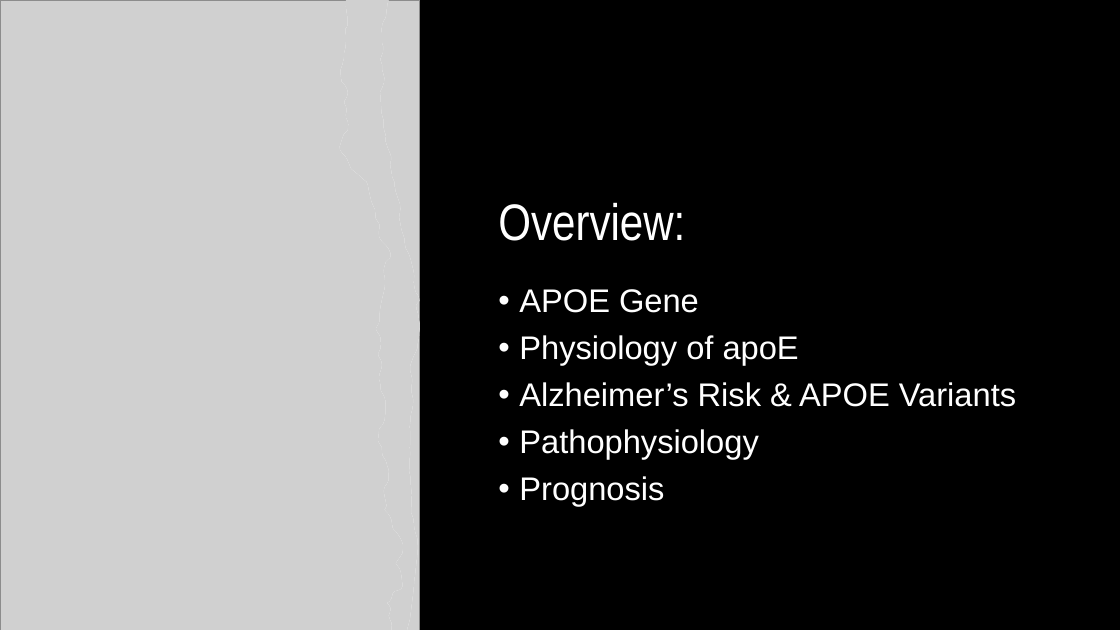
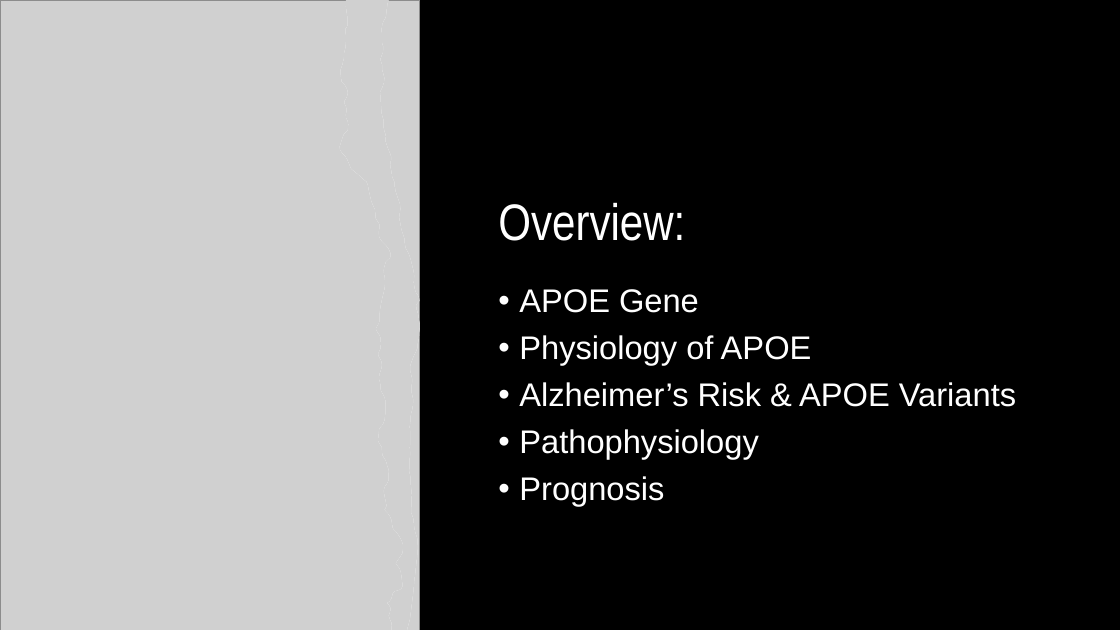
Before and after one commit to ek775/Bioinformatics_MS_Notes, a slide deck: slide 2 of homework/23&Me/23 & Me Variant Analysis.pptx. Drawn at 1120x630 pixels with LibreOffice and Linux fonts; fonts in the diff are those of the drawing; grey boxes stand for pictures. Boxes give left, top, right and bottom in pixels: in the first picture for what was removed or moved away, otherwise in the second. Text is boxed around its words. In the diff, an @@ line names an element or a change of style, - is before the commit and + after.

```diff
--- a/homework/23&Me/23 & Me Variant Analysis.pptx
+++ b/homework/23&Me/23 & Me Variant Analysis.pptx
@@ text at [519,335,812,365]: text changed @@
-• Physiology of apoE
+• Physiology of APOE
```
Also in this commit, not shown: 1 other slide changed.
